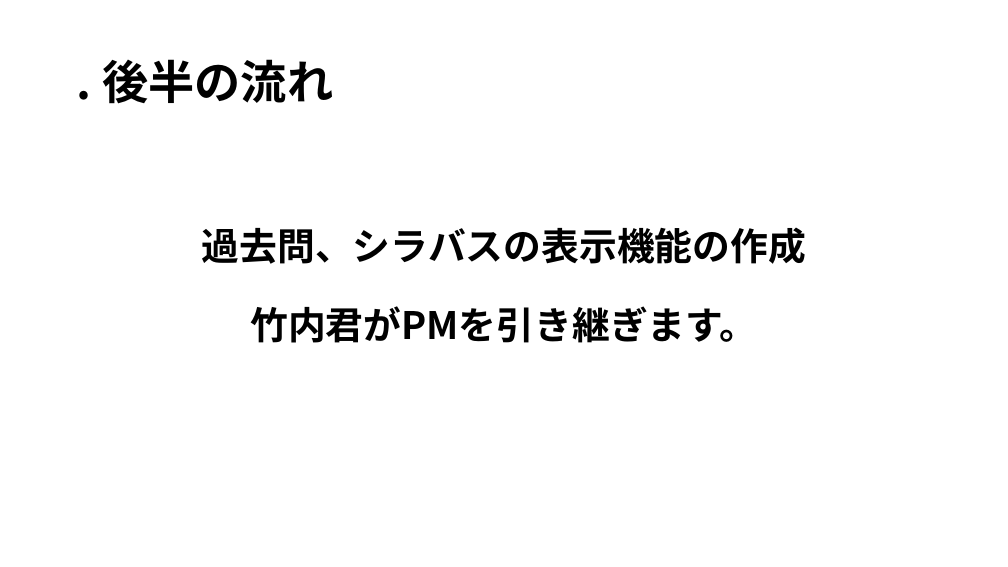
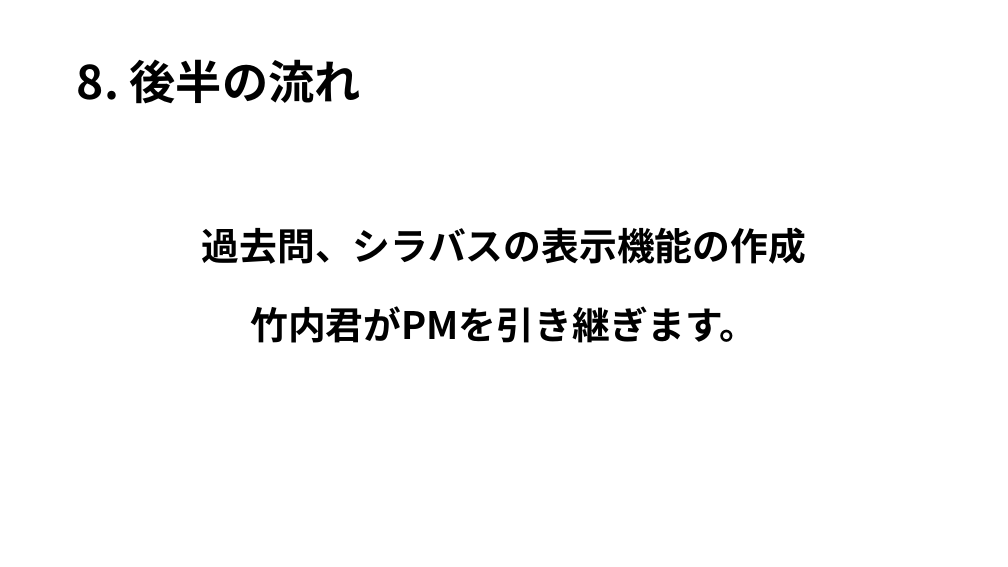
Before and after one commit to kazukiyoshida96/PM-, a slide deck: slide 12 of ＰＭ学科専用2.pptx (slide 11 before the commit). Drawn at 1008x567 pixels with LibreOffice and Linux fonts; fonts in the diff are those of the drawing. Boxes give left, top, right and bottom in pixels: in the first picture for what was removed or moved away, otherwise in the second. Text is boxed around its words. In the diff, an @@ line names an element or a change of style, - is before the commit and + after.

```diff
--- a/ＰＭ学科専用2.pptx
+++ b/ＰＭ学科専用2.pptx
@@ title at [77,59,361,104]: text changed @@
-. 後半の流れ
+8. 後半の流れ
```
Also in this commit, not shown: 4 other slides changed, 2 slides added.
